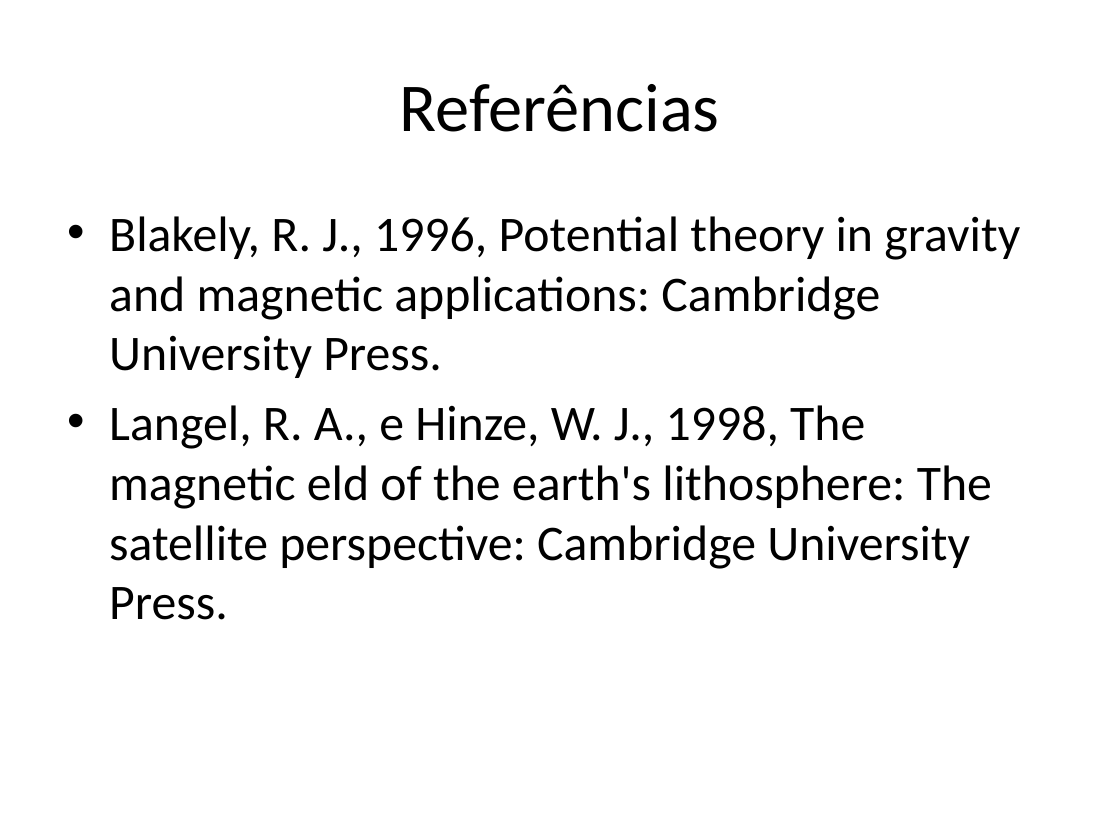
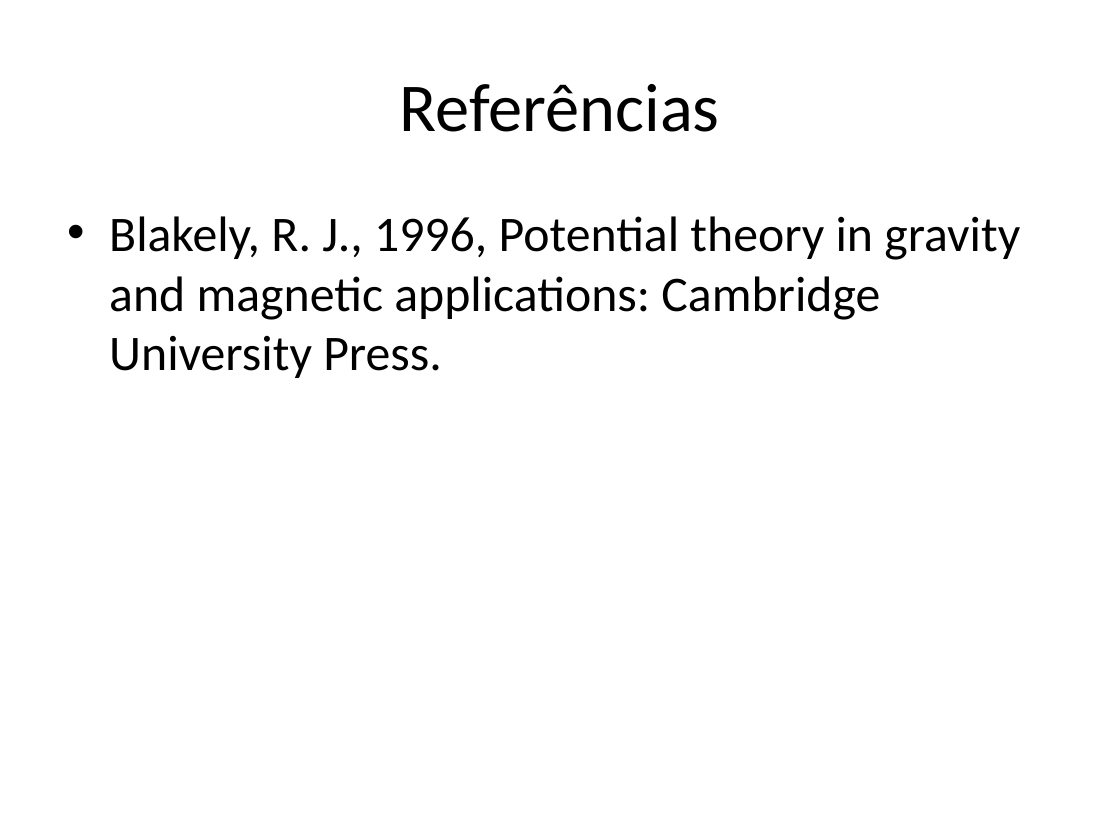
Before and after one commit to pinga-lab/CE-VII-SimBGf-2016, a slide deck: slide 20 of slides/5b_disturbio_gravidade.pptx (slide 21 before the commit). Drawn at 1120x840 pixels with LibreOffice and Linux fonts; fonts in the diff are those of the drawing. Boxes give left, top, right and bottom in pixels: in the first picture for what was removed or moved away, otherwise in the second. Text is boxed around its words. In the diff, an @@ line names an element or a change of style, - is before the commit and + after.

```diff
--- a/slides/5b_disturbio_gravidade.pptx
+++ b/slides/5b_disturbio_gravidade.pptx
@@ text at bbox=[109, 405, 992, 620]: paragraph removed @@
-• Langel, R. A., e Hinze, W. J., 1998, The magnetic eld of the earth's lithosphere: The satellite perspective: Cambridge University Press.
```
Also in this commit, not shown: 11 other slides changed, 1 slide removed.
